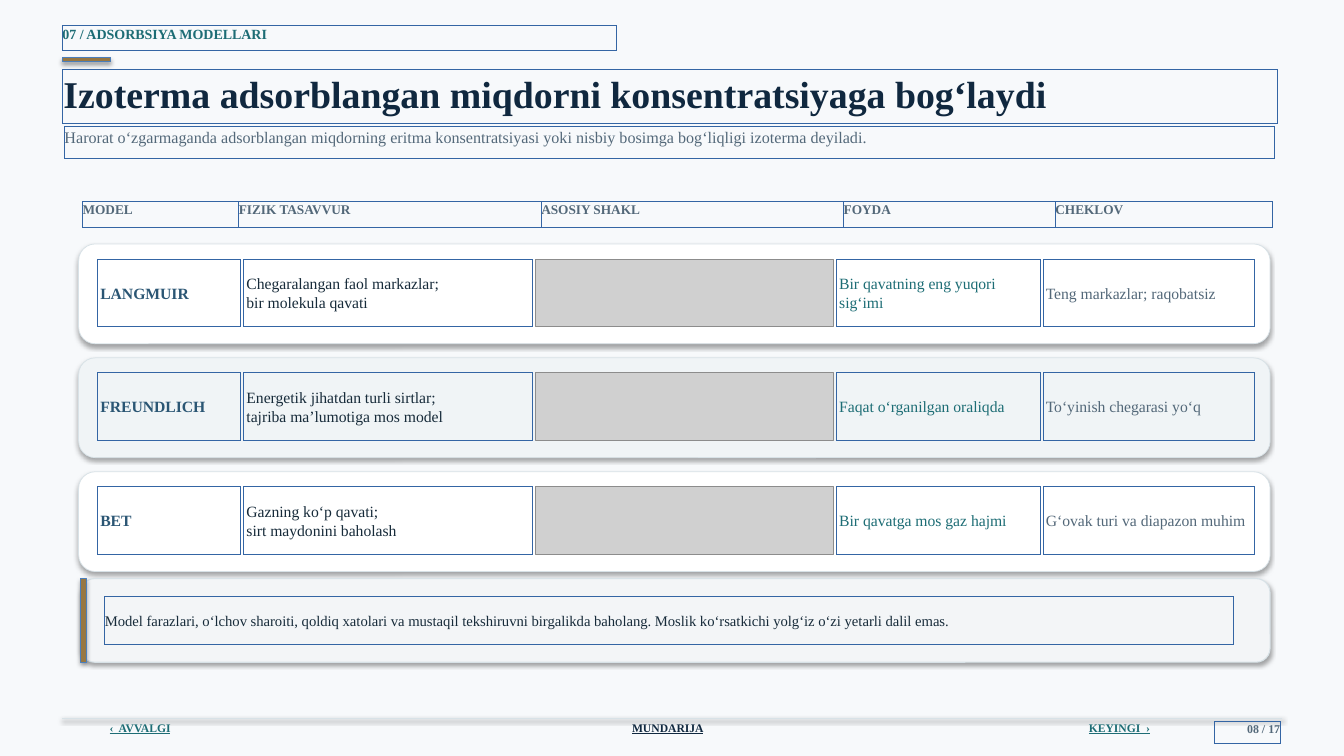
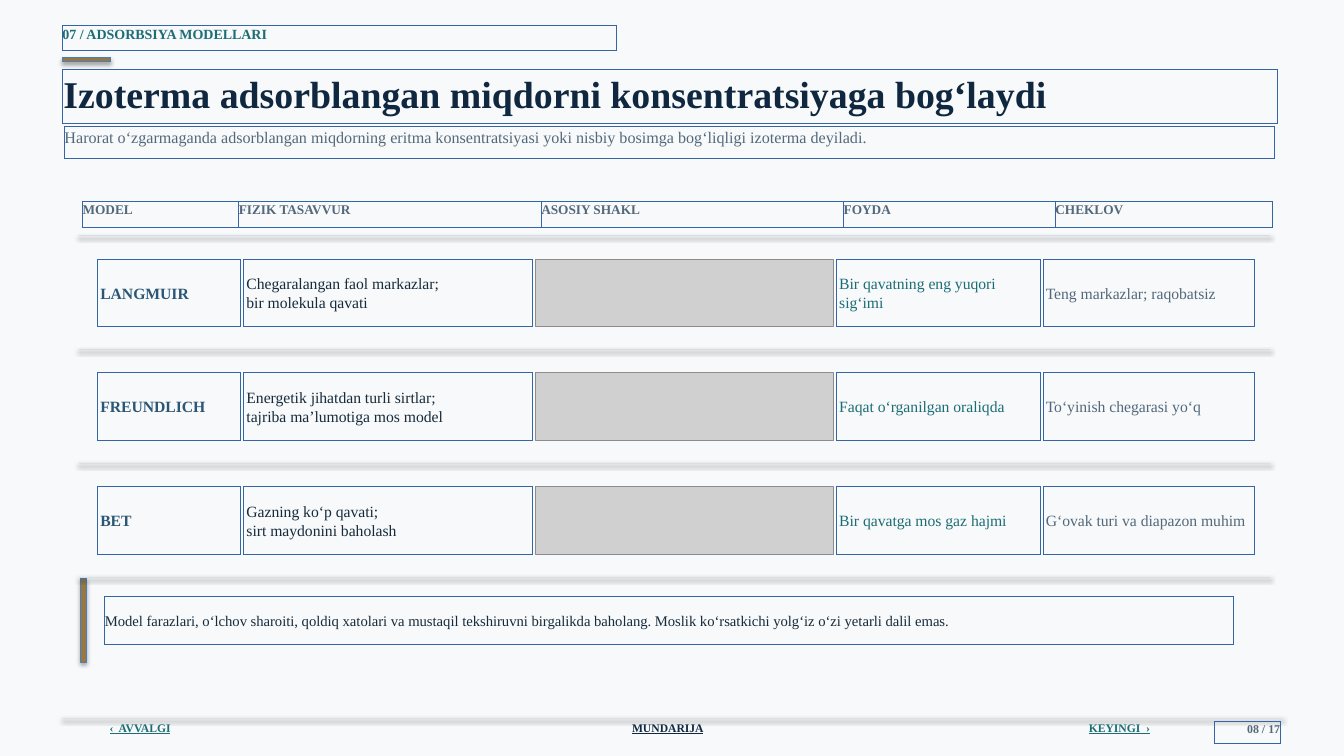
Before and after one commit to jabborovd18-collab/taqdimot-fayllari, a slide deck: slide 8 of sirt_hodisalari_adsorbsiya_ilmi.pptx. Drawn at 1344x756 pixels with LibreOffice and Linux fonts; fonts in the diff are those of the drawing; grey boxes stand for pictures; background and template pictures are left out. Boxes give left, top, right and bottom in pixels: in the first picture for what was removed or moved away, otherwise in the second. Text is boxed around its words. In the diff, an @@ line names an element or a change of style, - is before the commit and + after.

```diff
--- a/sirt_hodisalari_adsorbsiya_ilmi.pptx
+++ b/sirt_hodisalari_adsorbsiya_ilmi.pptx
@@ line added from (79, 236) to (1270, 236), #D5DFE5 0.8 pt @@
@@ rounded rectangle removed at (79, 244, 1270, 344) @@
@@ rounded rectangle removed at (79, 358, 1270, 458) @@
@@ line added from (79, 350) to (1270, 350), #D5DFE5 0.8 pt @@
@@ rounded rectangle removed at (79, 472, 1270, 572) @@
@@ line added from (79, 464) to (1270, 464), #D5DFE5 0.8 pt @@
@@ line added from (79, 578) to (1270, 578), #D5DFE5 0.8 pt @@
@@ rounded rectangle removed at (81, 579, 1270, 662) @@
```
Also in this commit, not shown: 15 other slides changed.
